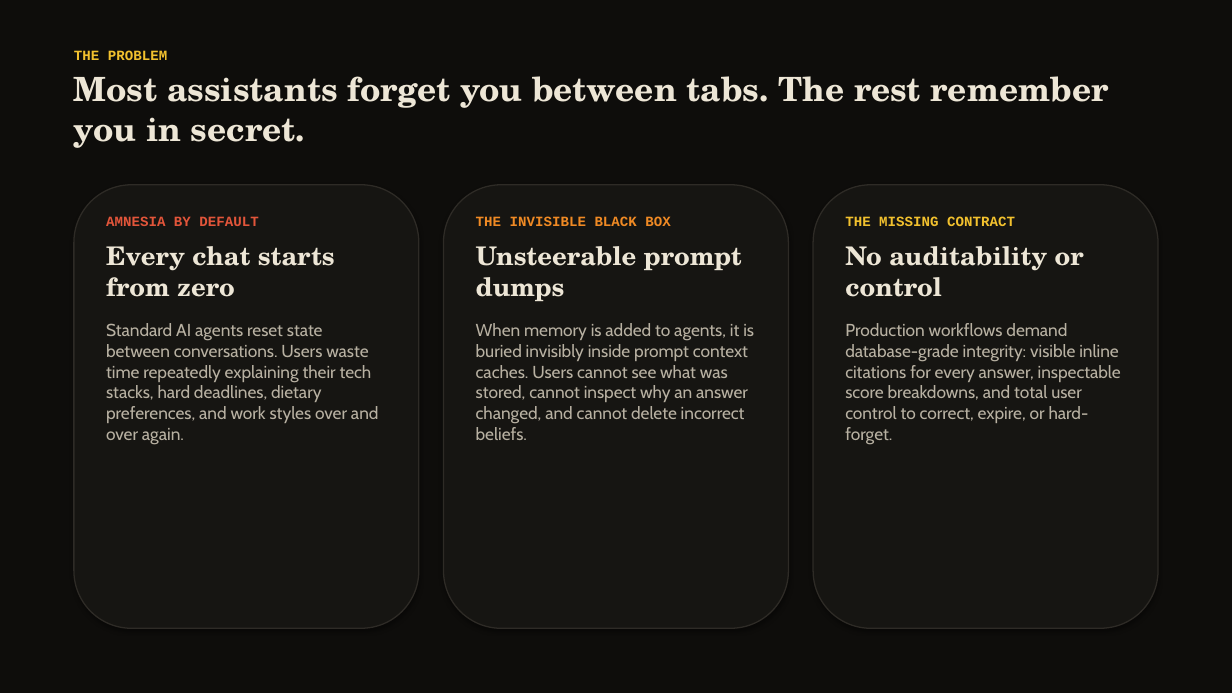
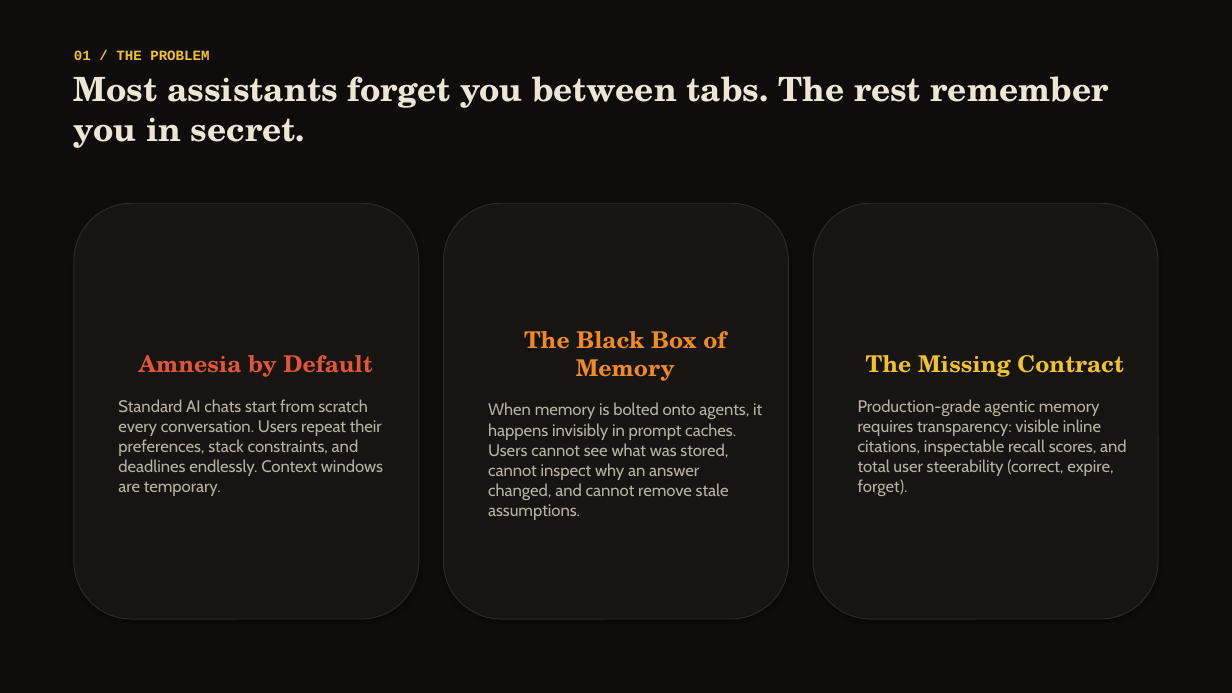
Before and after one commit to vaibhavcodesx/radahn, a slide deck: slide 2 of docs/deck/radahn.pptx. Drawn at 1232x693 pixels with LibreOffice and Linux fonts; fonts in the diff are those of the drawing. Boxes give left, top, right and bottom in pixels: in the first picture for what was removed or moved away, otherwise in the second. Text is boxed around its words. In the diff, an @@ line names an element or a change of style, - is before the commit and + after.

```diff
--- a/docs/deck/radahn.pptx
+++ b/docs/deck/radahn.pptx
@@ text at [74,50,209,60]: text changed @@
-THE PROBLEM
+01 / THE PROBLEM
@@ rounded rectangle "Amnesia by Default": place and size @@
-rounded rectangle "Amnesia by Default" at [74,185,419,628]
+rounded rectangle "Amnesia by Default" at [74,203,419,619]
@@ rounded rectangle "Amnesia by Default" at [74,203,419,619]: outline #2E2B26 1 pt to #2E2B26 0.75 pt @@
@@ rounded rectangle "The Black Box of Memory": place and size @@
-rounded rectangle "The Black Box of Memory" at [476,216,754,440]
+rounded rectangle "The Black Box of Memory" at [444,203,788,619]
@@ rounded rectangle "The Black Box of Memory" at [444,203,788,619]: vertical alignment top to middle; fill none to #161512; outline none to #2E2B26 0.75 pt; shadow on @@
@@ rounded rectangle removed at [444,185,788,628] @@
@@ rounded rectangle "The Missing Contract" at [813,203,1158,619]: vertical alignment top to middle; fill none to #161512; outline none to #2E2B26 0.75 pt; shadow on @@
@@ rounded rectangle "The Missing Contract": place and size @@
-rounded rectangle "The Missing Contract" at [845,216,1121,445]
+rounded rectangle "The Missing Contract" at [813,203,1158,619]
@@ rounded rectangle removed at [813,185,1158,628] @@
@@ text removed at [106,216,379,445] @@
-AMNESIA BY DEFAULT
-Every chat starts from zero
-Standard AI agents reset state between conversations. Users waste time repeatedly explaining their tech stacks, hard deadlines, dietary preferences, and work styles over and over again.
@@ text in rounded rectangle at [118,355,383,496]: text added @@
+Amnesia by Default
+Standard AI chats start from scratch every conversation. Users repeat their preferences, stack constraints, and deadlines endlessly. Context windows are temporary.
@@ text in rounded rectangle at [488,331,762,520]: text changed; size 13.5 to 13 pt @@
-THE INVISIBLE BLACK BOX
-Unsteerable prompt dumps
-When memory is added to agents, it is buried invisibly inside prompt context caches. Users cannot see what was stored, cannot inspect why an answer changed, and cannot delete incorrect beliefs.
+The Black Box of Memory
+When memory is bolted onto agents, it happens invisibly in prompt caches. Users cannot see what was stored, cannot inspect why an answer changed, and cannot remove stale assumptions.
@@ text in rounded rectangle at [858,355,1127,496]: text changed; size 13.5 to 13 pt @@
-THE MISSING CONTRACT
-No auditability or control
-Production workflows demand database-grade integrity: visible inline citations for every answer, inspectable score breakdowns, and total user control to correct, expire, or hard-forget.
+The Missing Contract
+Production-grade agentic memory requires transparency: visible inline citations, inspectable recall scores, and total user steerability (correct, expire, forget).
```
Also in this commit, not shown: 9 other slides changed, 2 slides added, 2 slides removed, 13 other files.
